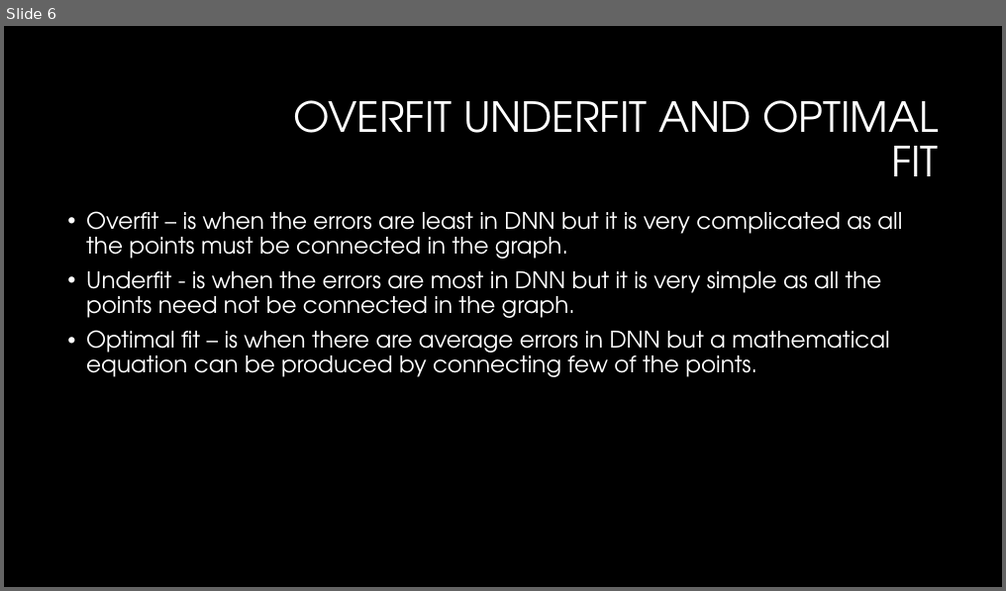
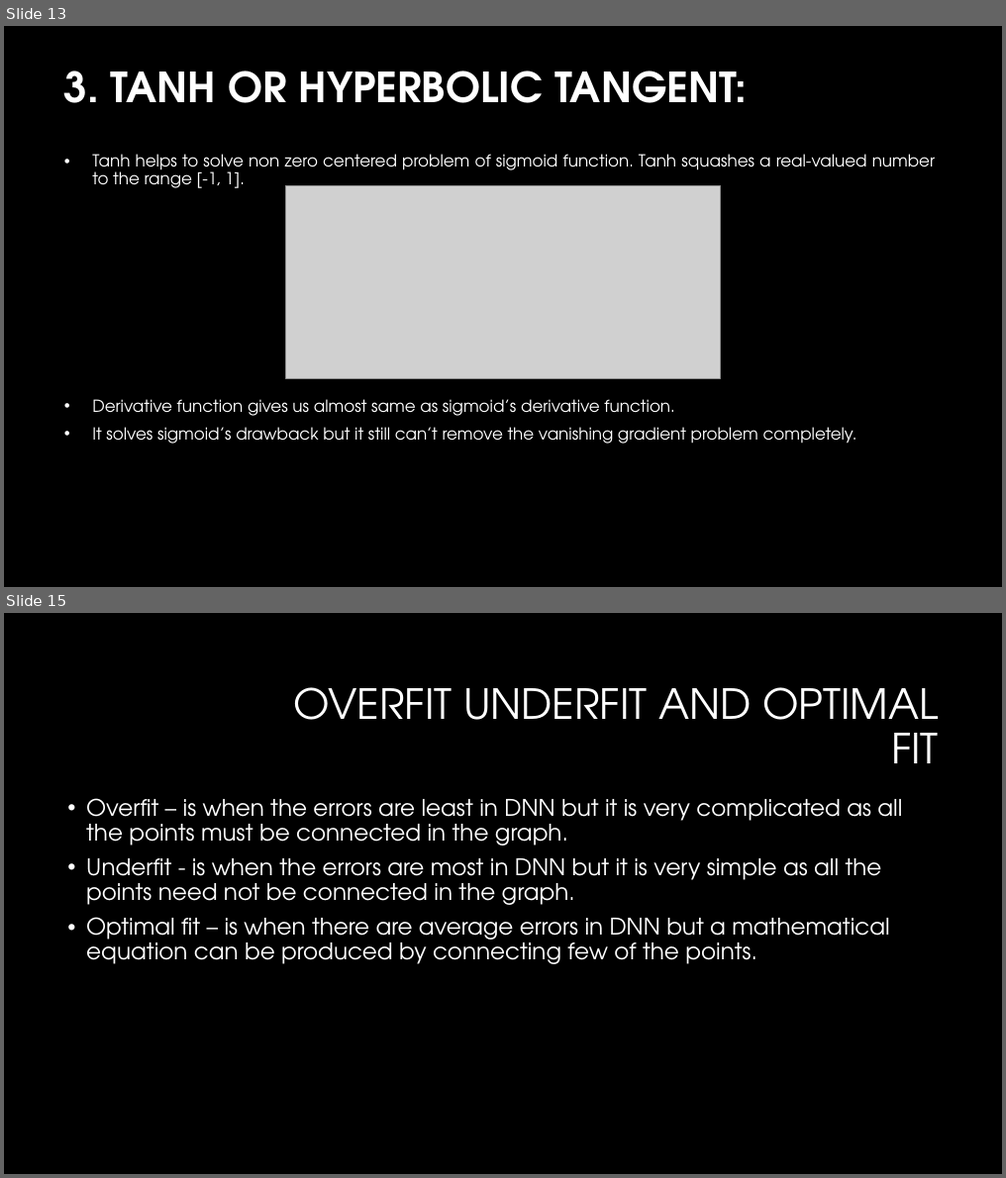
Before and after one commit to ENG19CS0006-Abhay/Deep-learning-DNN-, a slide deck: ENG19CS006(Abhay V R)(DL assignment 2).pptx. Shown one above the other, each under a label of ours: slide 6 before the commit, slides 13 and 15 after it; the slides between them are not shown. The pictures are 1006x591 and 1006x1178 pixels, drawn with LibreOffice and Linux fonts; fonts in the diff are those of the drawing; grey boxes stand for pictures; background and template pictures are left out. Boxes give left, top, right and bottom in pixels: in the first picture for what was removed or moved away, otherwise in the second. Text is boxed around its words. In the diff, an @@ line names an element or a change of style, - is before the commit and + after.

```diff
--- a/ENG19CS006(Abhay V R)(DL assignment 2).pptx
+++ b/ENG19CS006(Abhay V R)(DL assignment 2).pptx
@@ slide 13 added at (4, 26, 1002, 587), background #000000 @@
@@ title added at (64, 71, 746, 103), 40 pt, text #FFFFFF, bold @@
+3. TANH OR HYPERBOLIC TANGENT:
@@ text added at (92, 154, 935, 444), 16 pt, text #FFFFFF @@
+• Tanh helps to solve non zero centered problem of sigmoid function. Tanh squashes a real-valued number to the range [-1, 1].
+• Derivative function gives us almost same as sigmoid’s derivative function.
+• It solves sigmoid’s drawback but it still can’t remove the vanishing gradient problem completely.
@@ picture added at (285, 185, 720, 378) @@
@@ what was slide 6 is now slide 15 @@
```
Also in this commit, not shown: 9 other slides added, 1 slide removed.
